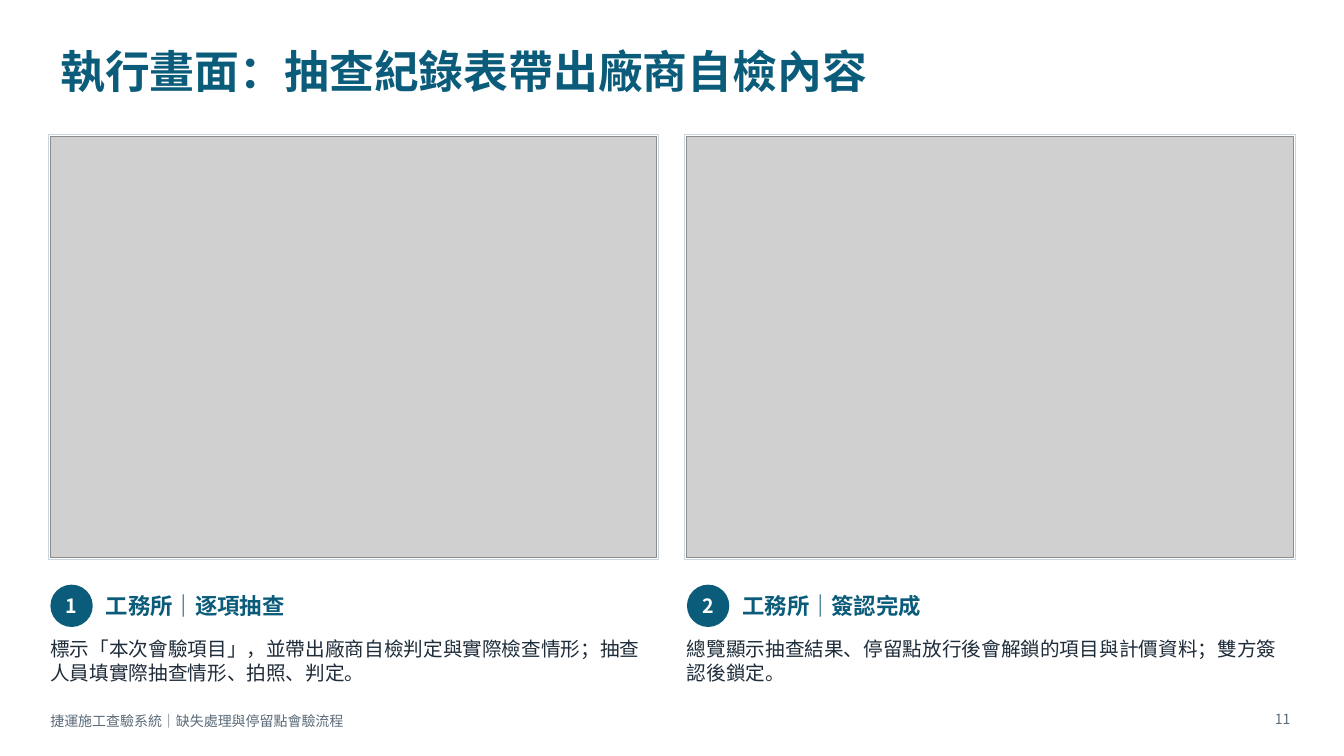
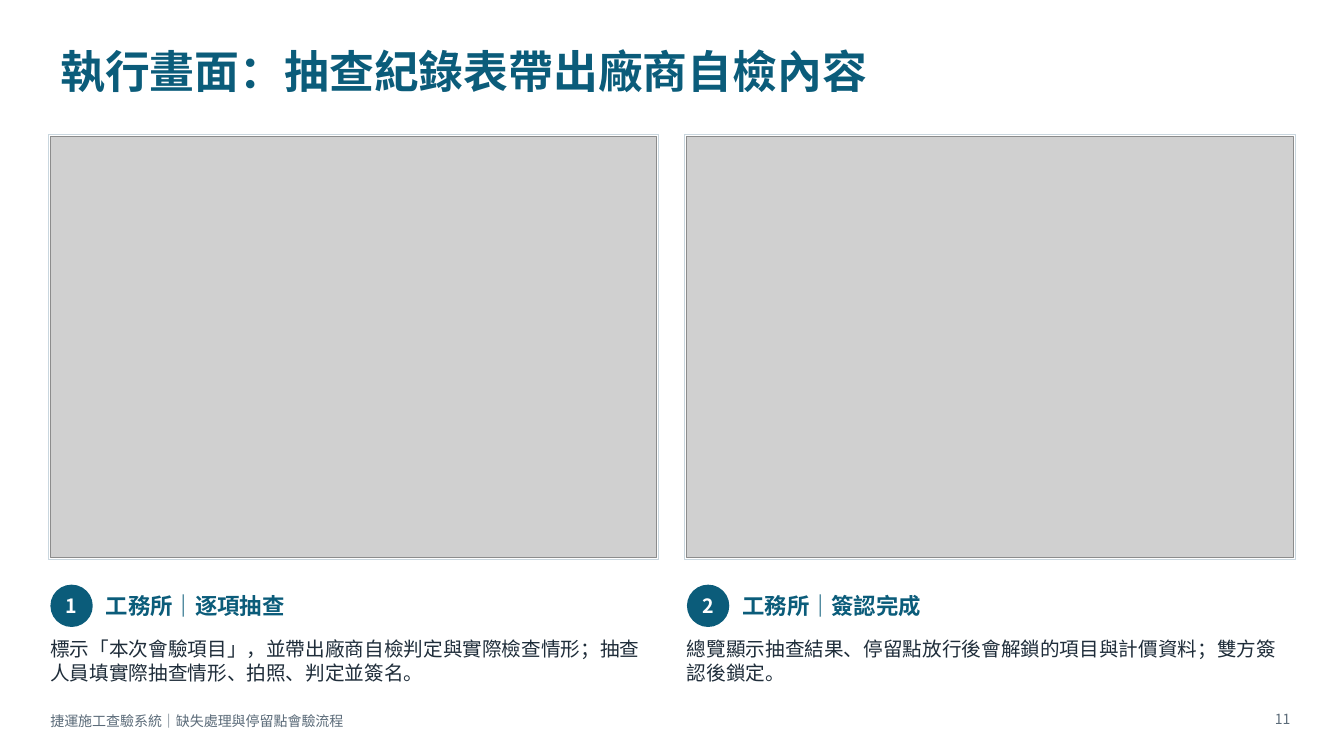
Before and after one commit to brianchou7310/MRT-Construction-QMS, a slide deck: slide 11 of 捷運施工查驗系統_缺失與停留點流程說明.pptx. Drawn at 1344x756 pixels with LibreOffice and Linux fonts; fonts in the diff are those of the drawing; grey boxes stand for pictures. Boxes give left, top, right and bottom in pixels: in the first picture for what was removed or moved away, otherwise in the second. Text is boxed around its words. In the diff, an @@ line names an element or a change of style, - is before the commit and + after.

```diff
--- a/捷運施工查驗系統_缺失與停留點流程說明.pptx
+++ b/捷運施工查驗系統_缺失與停留點流程說明.pptx
@@ text at [50, 639, 639, 682]: text changed @@
-標示「本次會驗項目」，並帶出廠商自檢判定與實際檢查情形；抽查人員填實際抽查情形、拍照、判定。
+標示「本次會驗項目」，並帶出廠商自檢判定與實際檢查情形；抽查人員填實際抽查情形、拍照、判定並簽名。
```
Also in this commit, not shown: 3 other slides changed.
